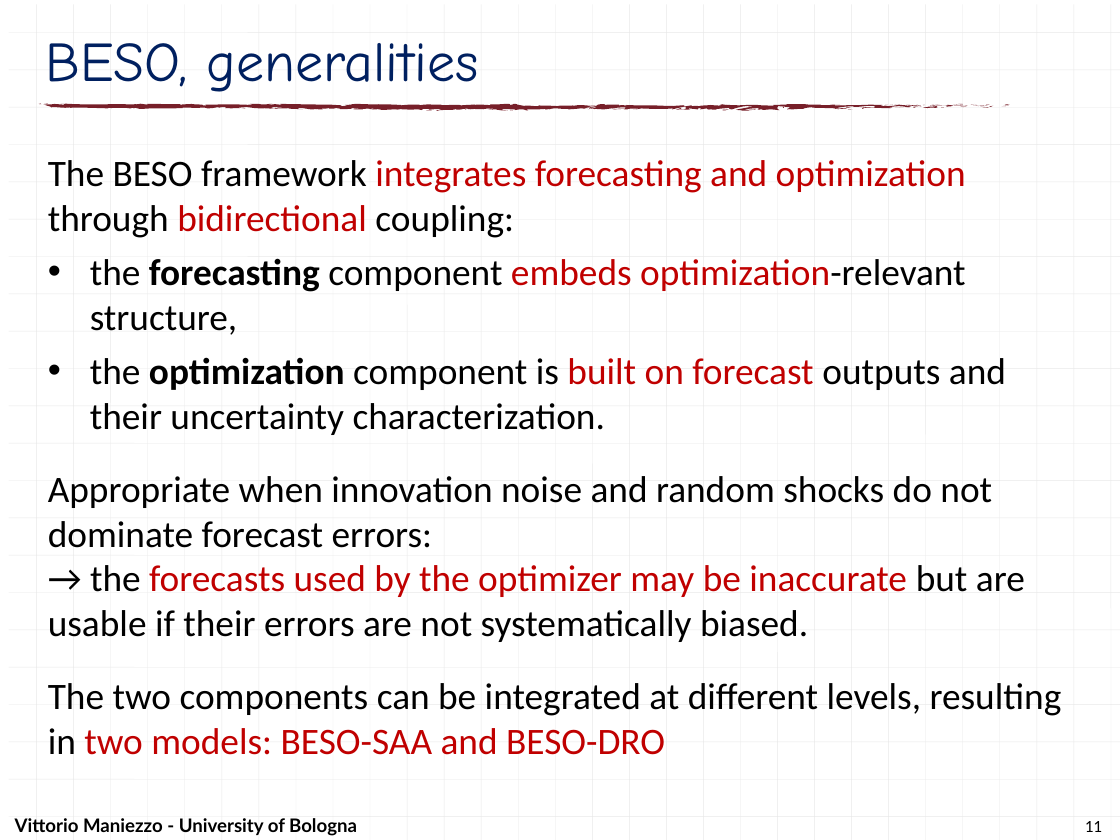
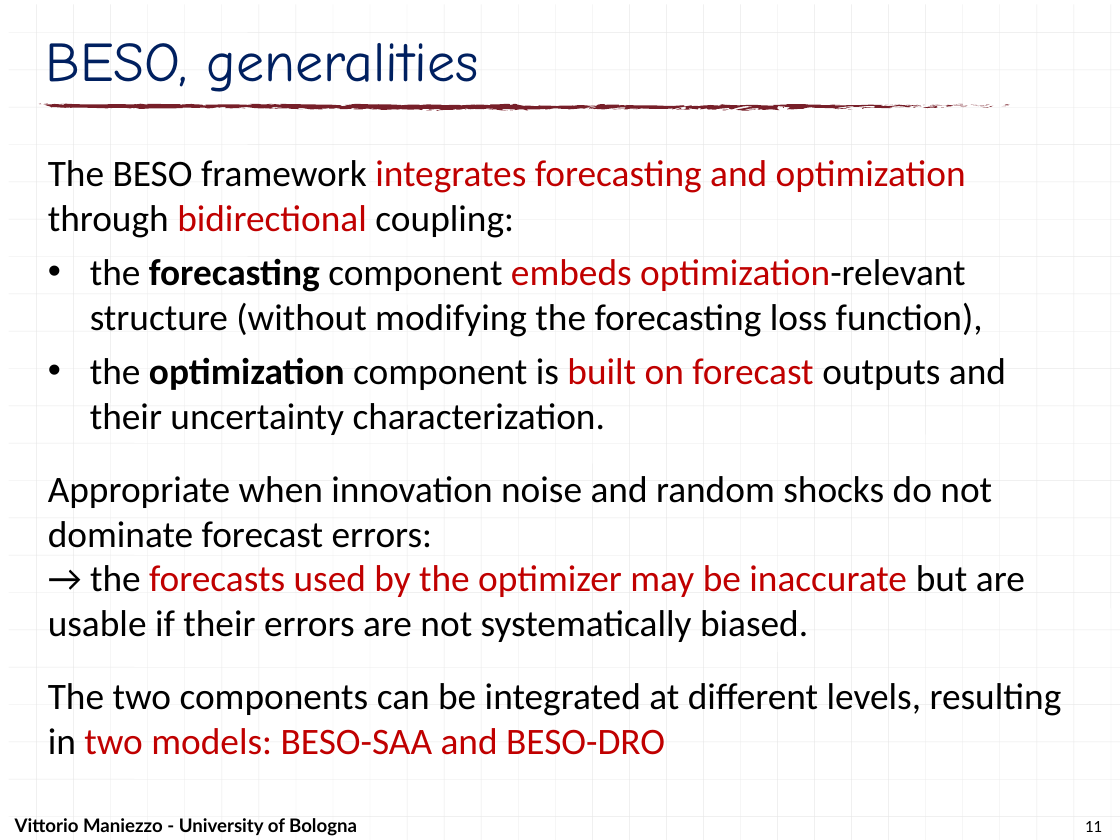
Before and after one commit to maniezzo/GDOforecast, a slide deck: slide 11 of doc/Schedulingseminar/schedulingSeminarXdock.pptx. Drawn at 1120x840 pixels with LibreOffice and Linux fonts; fonts in the diff are those of the drawing. Boxes give left, top, right and bottom in pixels: in the first picture for what was removed or moved away, otherwise in the second. Text is boxed around its words. In the diff, an @@ line names an element or a change of style, - is before the commit and + after.

```diff
--- a/doc/Schedulingseminar/schedulingSeminarXdock.pptx
+++ b/doc/Schedulingseminar/schedulingSeminarXdock.pptx
@@ text at [90, 258, 983, 337]: text changed @@
-• the forecasting component embeds optimization-relevant structure,
+• the forecasting component embeds optimization-relevant structure (without modifying the forecasting loss function),
```
Also in this commit, not shown: 3 other slides changed, 1 slide removed.
